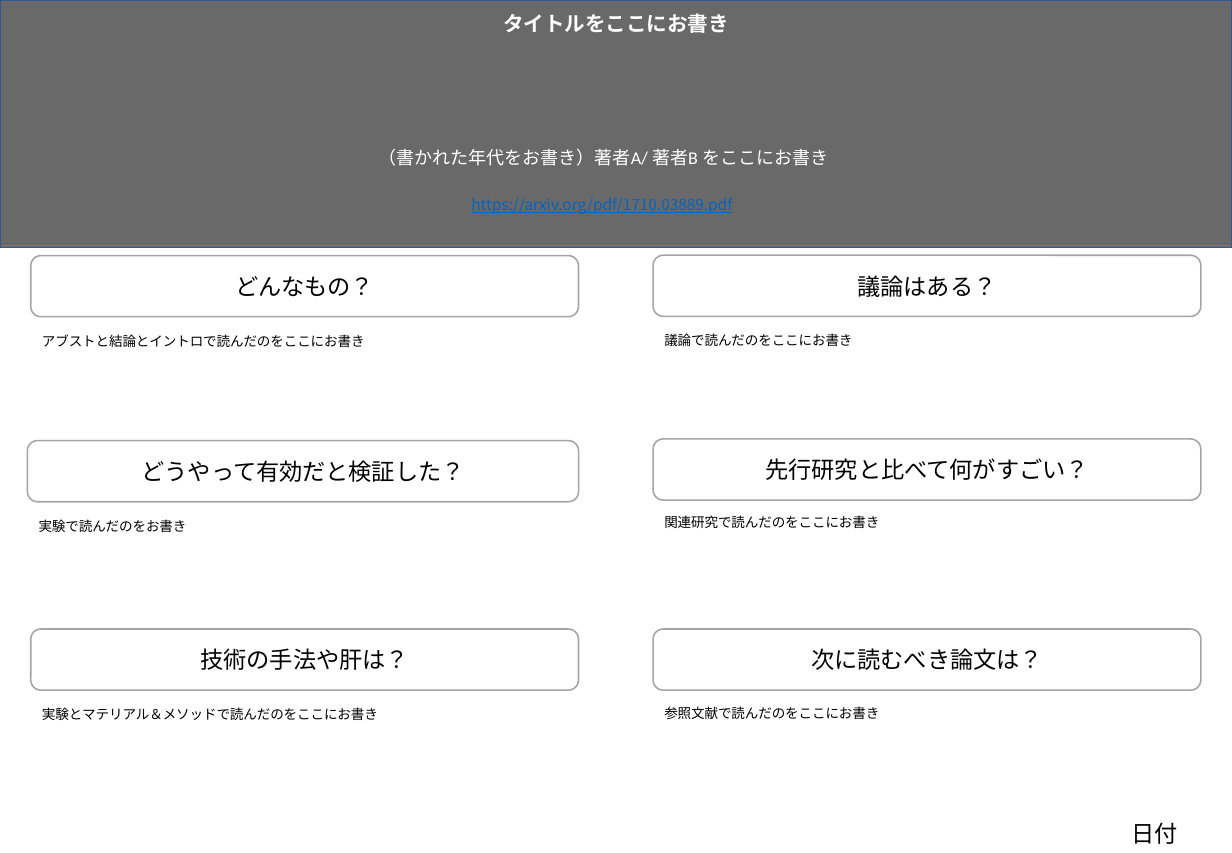
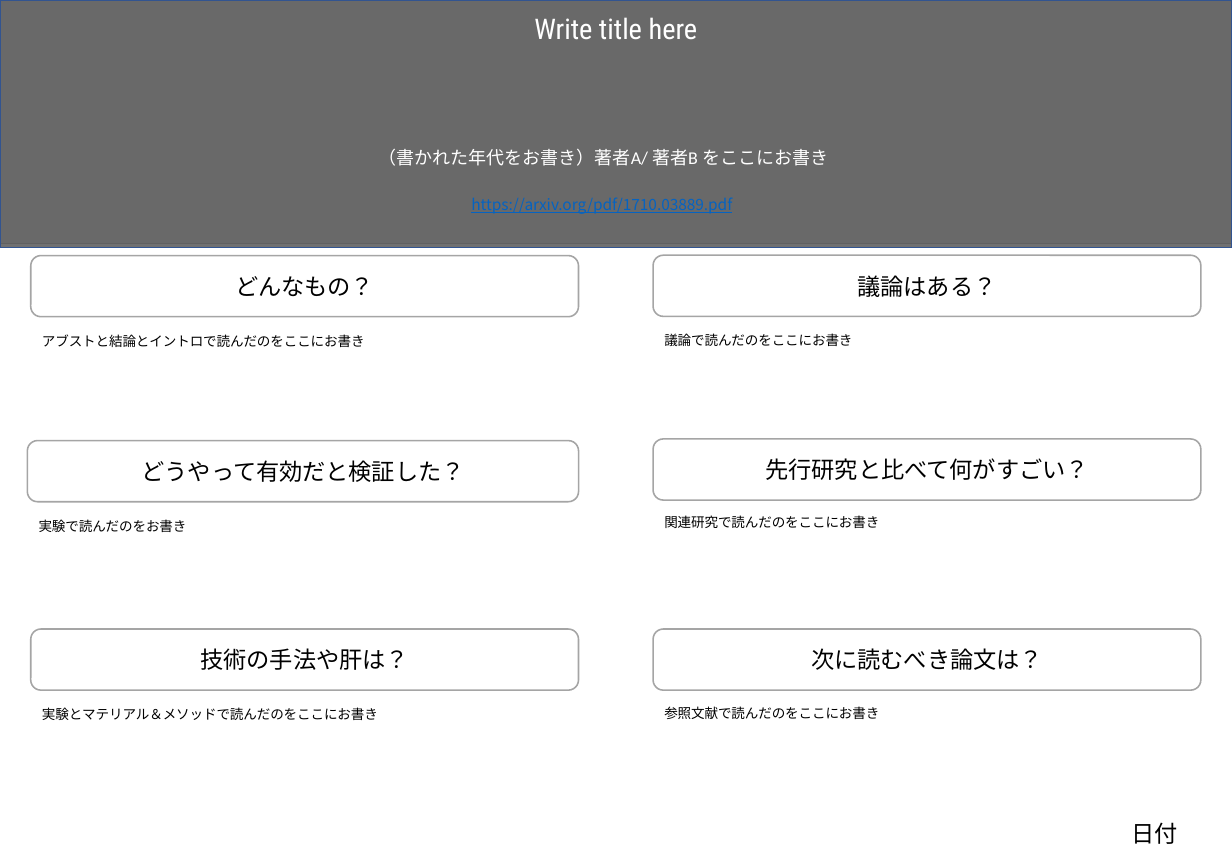
Before and after one commit to ASHIJANKEN/thesis_my_summary, a slide deck: slide 1 of summary_format.pptx. Drawn at 1232x853 pixels with LibreOffice and Linux fonts; fonts in the diff are those of the drawing; grey boxes stand for pictures. Boxes give left, top, right and bottom in pixels: in the first picture for what was removed or moved away, otherwise in the second. Text is boxed around its words. In the diff, an @@ line names an element or a change of style, - is before the commit and + after.

```diff
--- a/summary_format.pptx
+++ b/summary_format.pptx
@@ text at <box>534,17,698,39</box>: text changed; size 13 to 18 pt; font Calibri to Roboto Condensed; bold off @@
-タイトルをここにお書き
+Write title here
```
Also in this commit, not shown: 3 other files.
